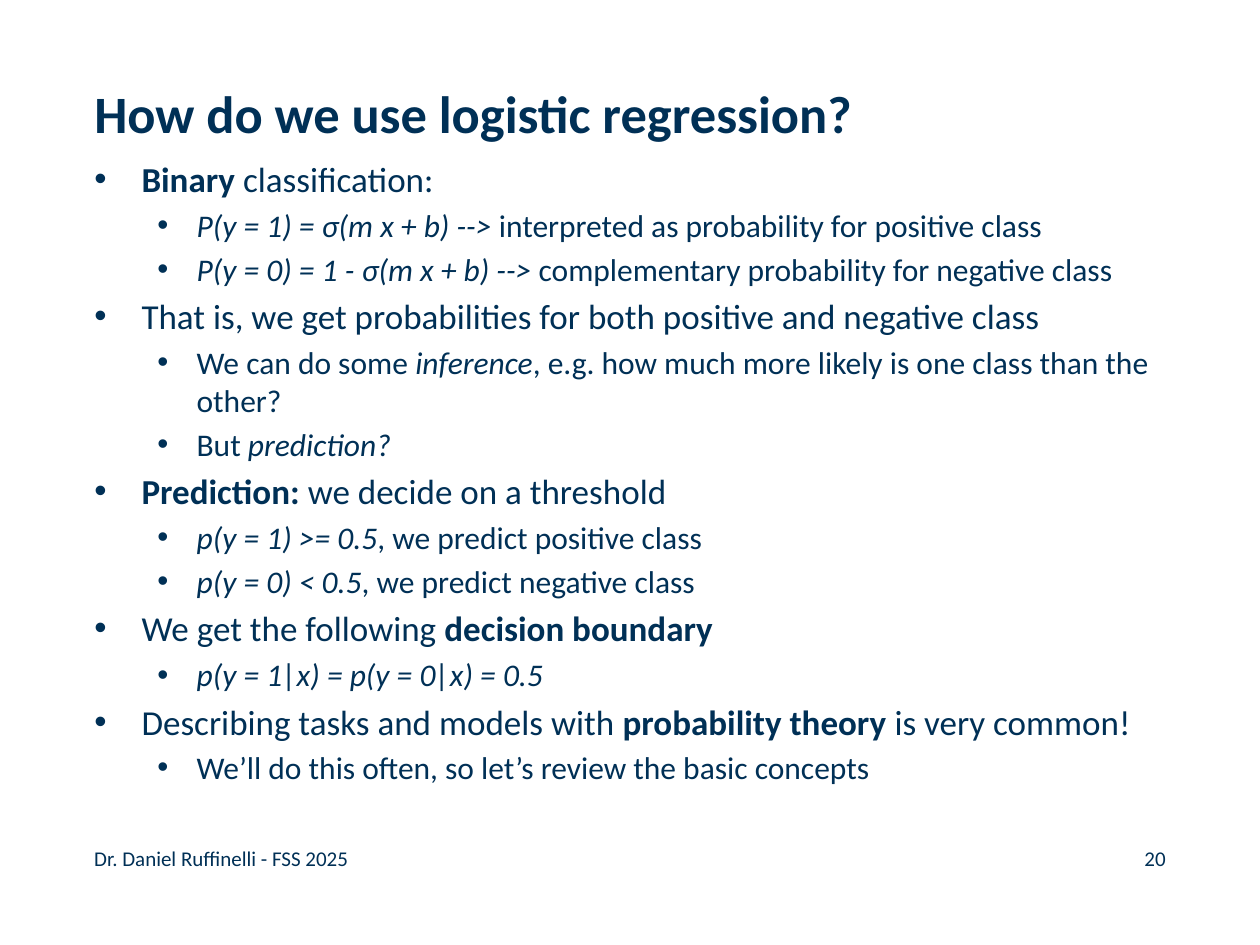
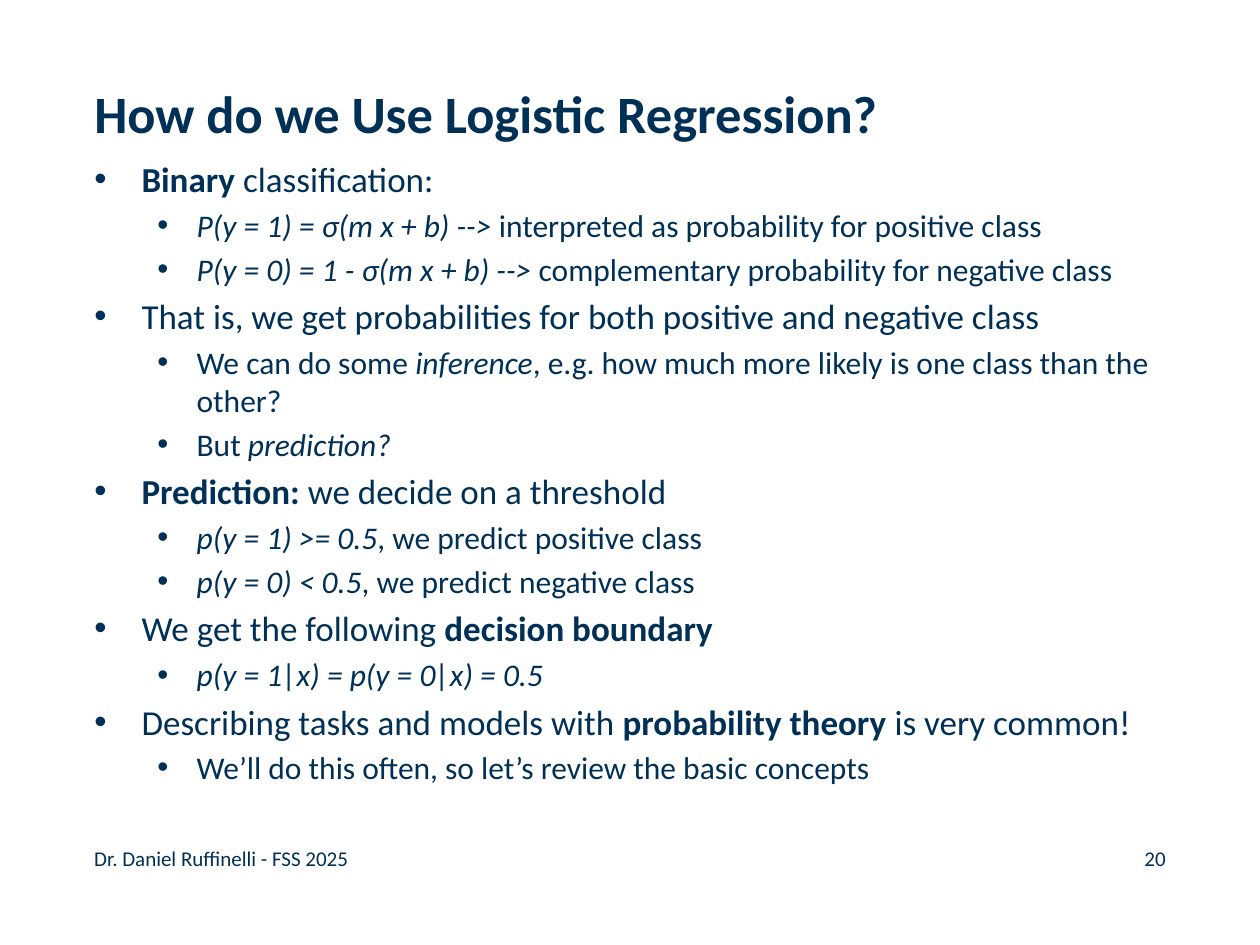
Before and after one commit to rufex2001/teaching_llms, a slide deck: slide 20 of lectures/02_ml_dl_word_embeddings/02_ml_dl_word_embeddings.pptx. Drawn at 1260x945 pixels with LibreOffice and Linux fonts; fonts in the diff are those of the drawing; background and template pictures are left out. Boxes give left, top, right and bottom in pixels: in the first picture for what was removed or moved away, otherwise in the second. Text is boxed around its words. In the diff, an @@ line names an element or a change of style, - is before the commit and + after.

```diff
--- a/lectures/02_ml_dl_word_embeddings/02_ml_dl_word_embeddings.pptx
+++ b/lectures/02_ml_dl_word_embeddings/02_ml_dl_word_embeddings.pptx
@@ title at bbox=[94, 96, 877, 142]: text changed @@
-How do we use logistic regression?
+How do we Use Logistic Regression?
```
Also in this commit, not shown: 14 other slides changed, 1 other file.
